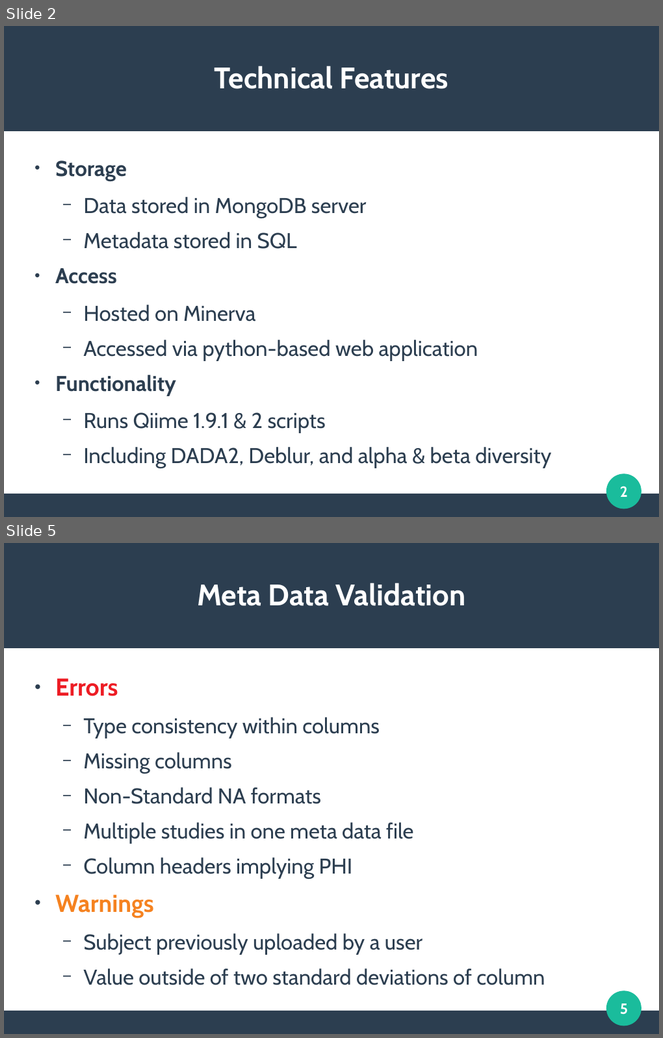
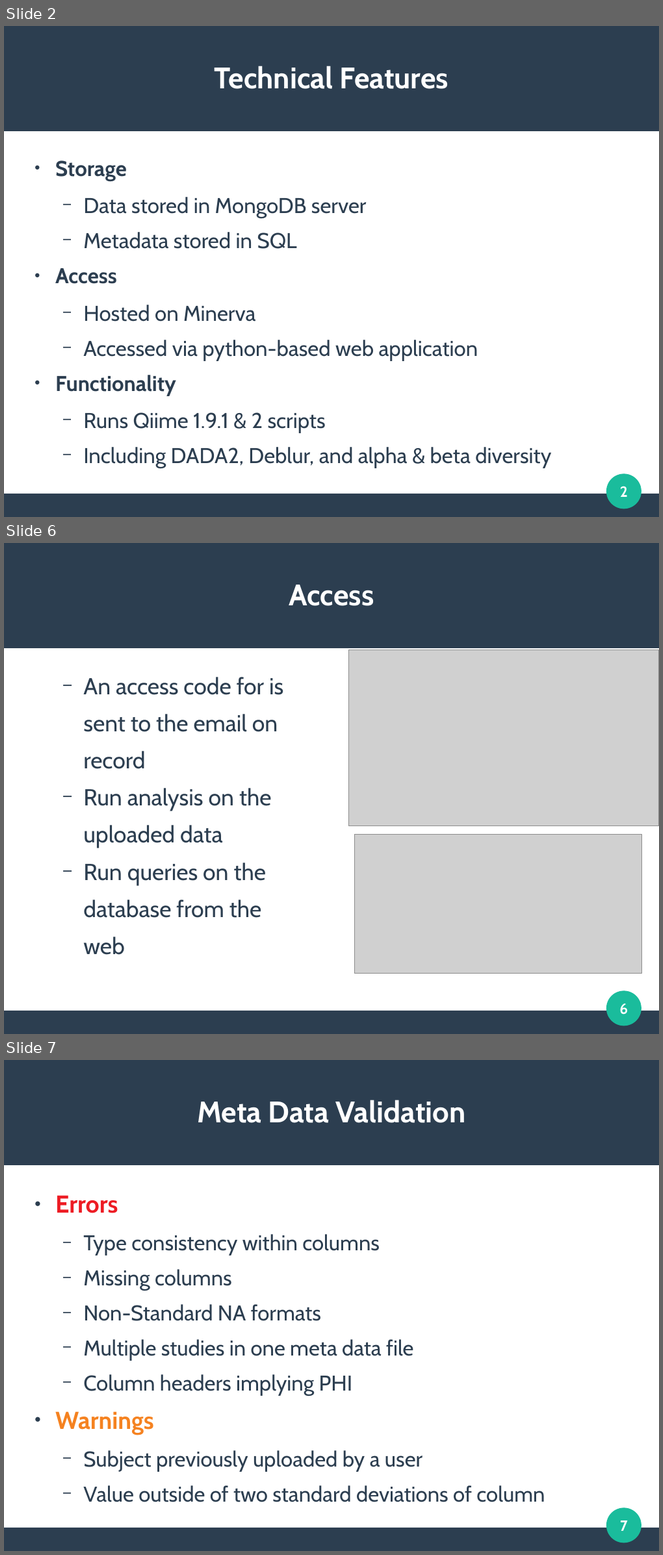
Before and after one commit to clemente-lab/mmeds-meta, a slide deck: sql/mmeds.odp. Shown one above the other, each under a label of ours: slides 2 and 5 before the commit, slides 2, 6 and 7 after it; the slides between them are not shown. The pictures are 663x1038 and 663x1555 pixels, drawn with LibreOffice and Linux fonts; fonts in the diff are those of the drawing; grey boxes stand for pictures. Boxes give left, top, right and bottom in pixels: in the first picture for what was removed or moved away, otherwise in the second. Text is boxed around its words. In the diff, an @@ line names an element or a change of style, - is before the commit and + after.

```diff
--- a/sql/mmeds.odp
+++ b/sql/mmeds.odp
@@ slide 6 added at [4,543,659,1034], background #FFFFFF; not listed: 3 template elements that a slide beside it also shows @@
@@ title added at [289,585,374,606], 36 pt, text #FFFFFF, bold @@
+Access
@@ picture added at [349,650,659,826] @@
@@ text added at [83,677,284,955], 28 pt, text #2C3E50 @@
+  − An access code for is
+  sent to the email on
+  record
+  − Run analysis on the
+  uploaded data
+  − Run queries on the
+  database from the
+  web
@@ picture added at [355,834,642,973] @@
@@ page number added at [620,1004,628,1015], 18 pt, text #FFFFFF, bold @@
+6
@@ what was slide 5 is now slide 7 @@
@@ page number at [620,1521,628,1531]: text changed @@
-5
+7
```
Also in this commit, not shown: 3 slides changed, 5 other slides added, 5 other files.
